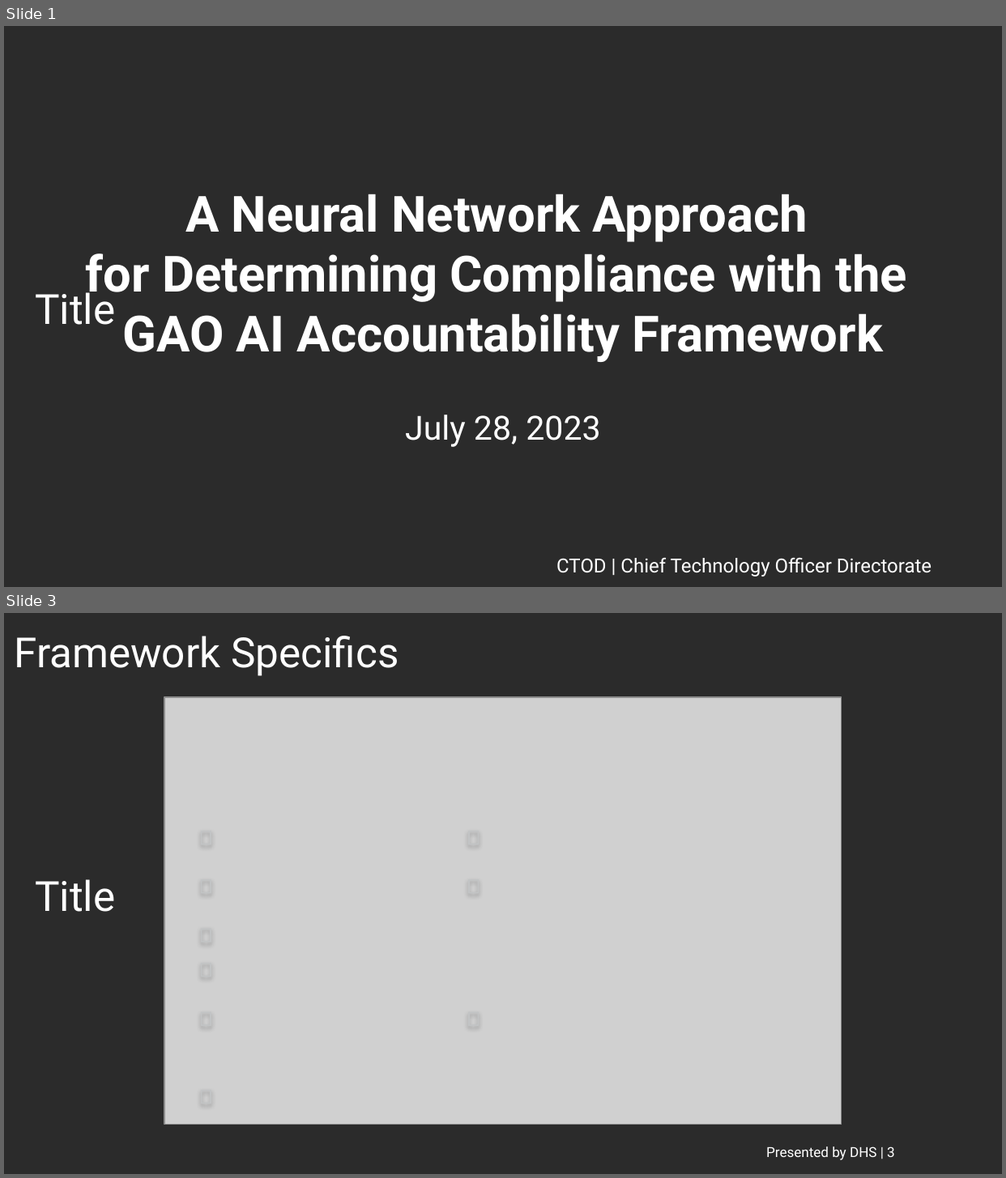
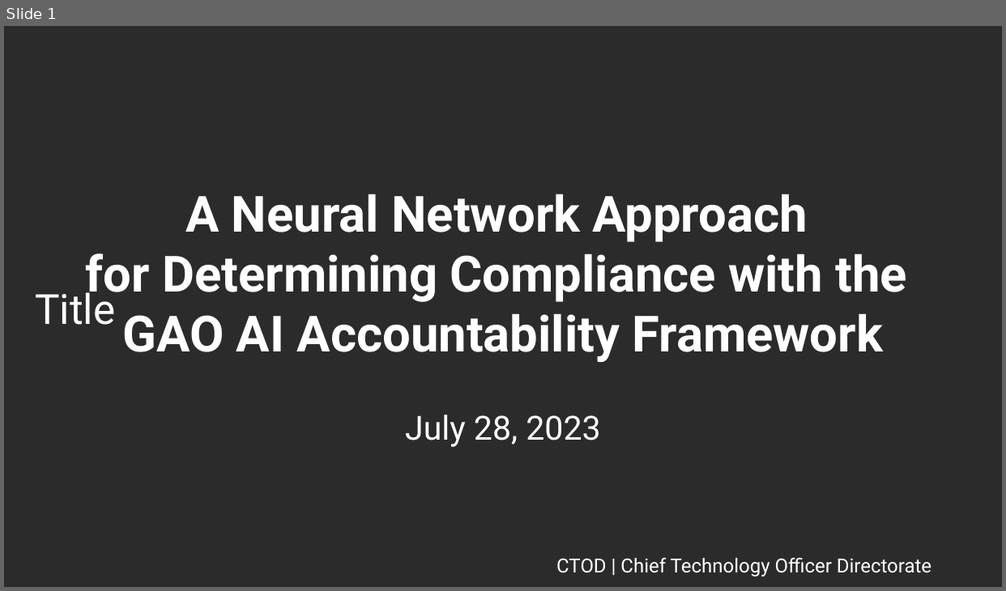
Before and after one commit to ethanmoscot/gao-ai, a slide deck: doc/gao_ai_proposal.pptx. Shown one above the other, each under a label of ours: slides 1 and 3 before the commit, slide 1 after it; the slides between them are not shown. The pictures are 1006x1178 and 1006x591 pixels, drawn with LibreOffice and Linux fonts; fonts in the diff are those of the drawing; grey boxes stand for pictures; background and template pictures are left out; a plain dark background stands for a picture behind light text. Boxes give left, top, right and bottom in pixels: in the first picture for what was removed or moved away, otherwise in the second. Text is boxed around its words. In the diff, an @@ line names an element or a change of style, - is before the commit and + after.

```diff
--- a/doc/gao_ai_proposal.pptx
+++ b/doc/gao_ai_proposal.pptx
@@ slide 3 removed at (4,613,1002,1174), background picture (left out); not listed: 1 template element that a slide beside it also shows @@
@@ title removed at (14,636,398,676) @@
-Framework Specifics
@@ picture removed at (164,698,842,1125) @@
@@ frame removed at (201,831,211,845) @@
@@ frame removed at (468,831,479,845) @@
@@ frame removed at (201,879,211,893) @@
@@ frame removed at (468,879,479,893) @@
@@ frame removed at (201,928,211,943) @@
@@ frame removed at (201,963,211,977) @@
@@ frame removed at (201,1012,211,1026) @@
@@ frame removed at (468,1012,479,1026) @@
@@ frame removed at (201,1090,211,1104) @@
@@ text removed at (766,1147,895,1161) @@
-Presented by DHS | 3
```
Also in this commit, not shown: 4 slides changed, 7 slides added, 2 other slides removed, 4 other files.
